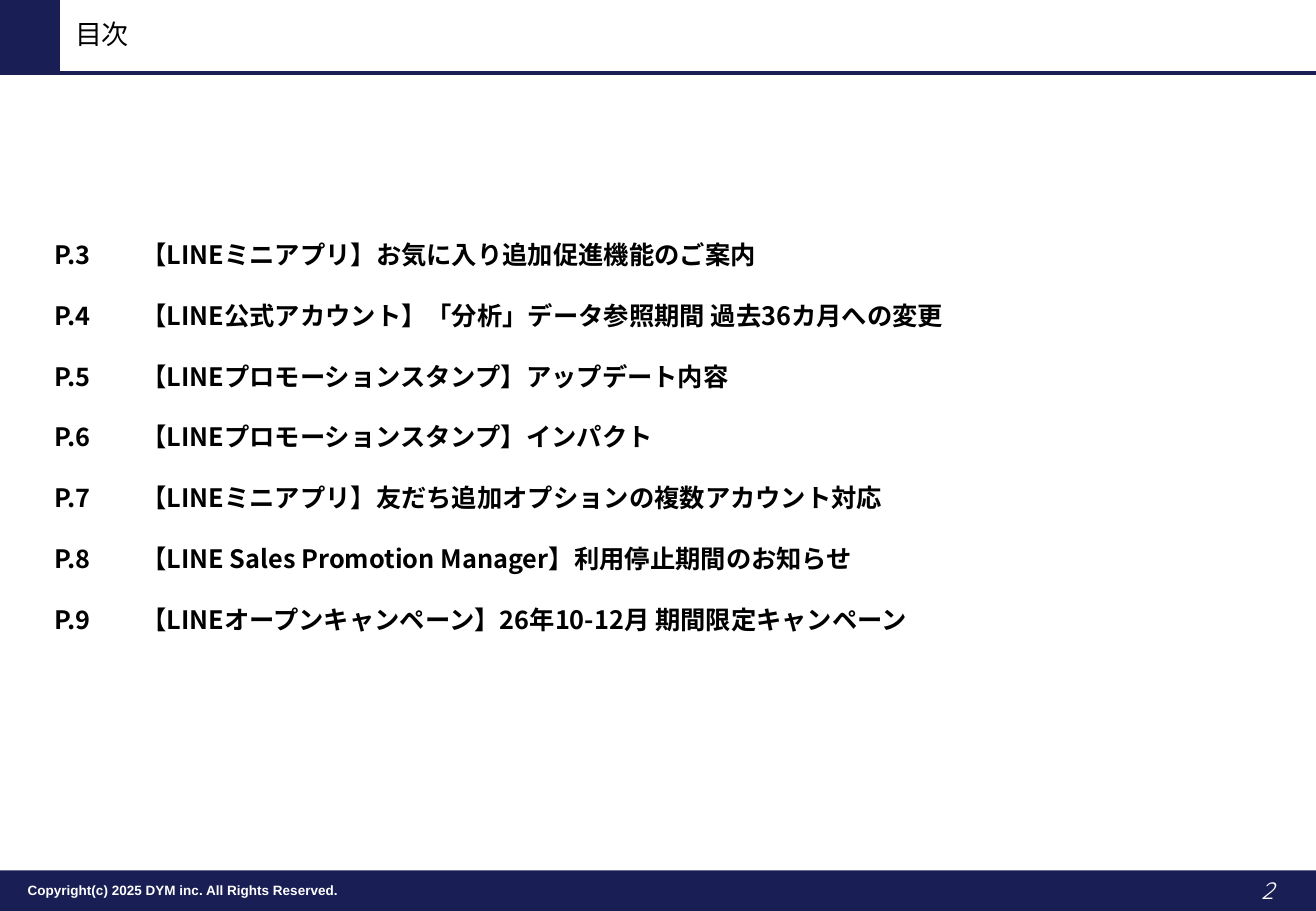
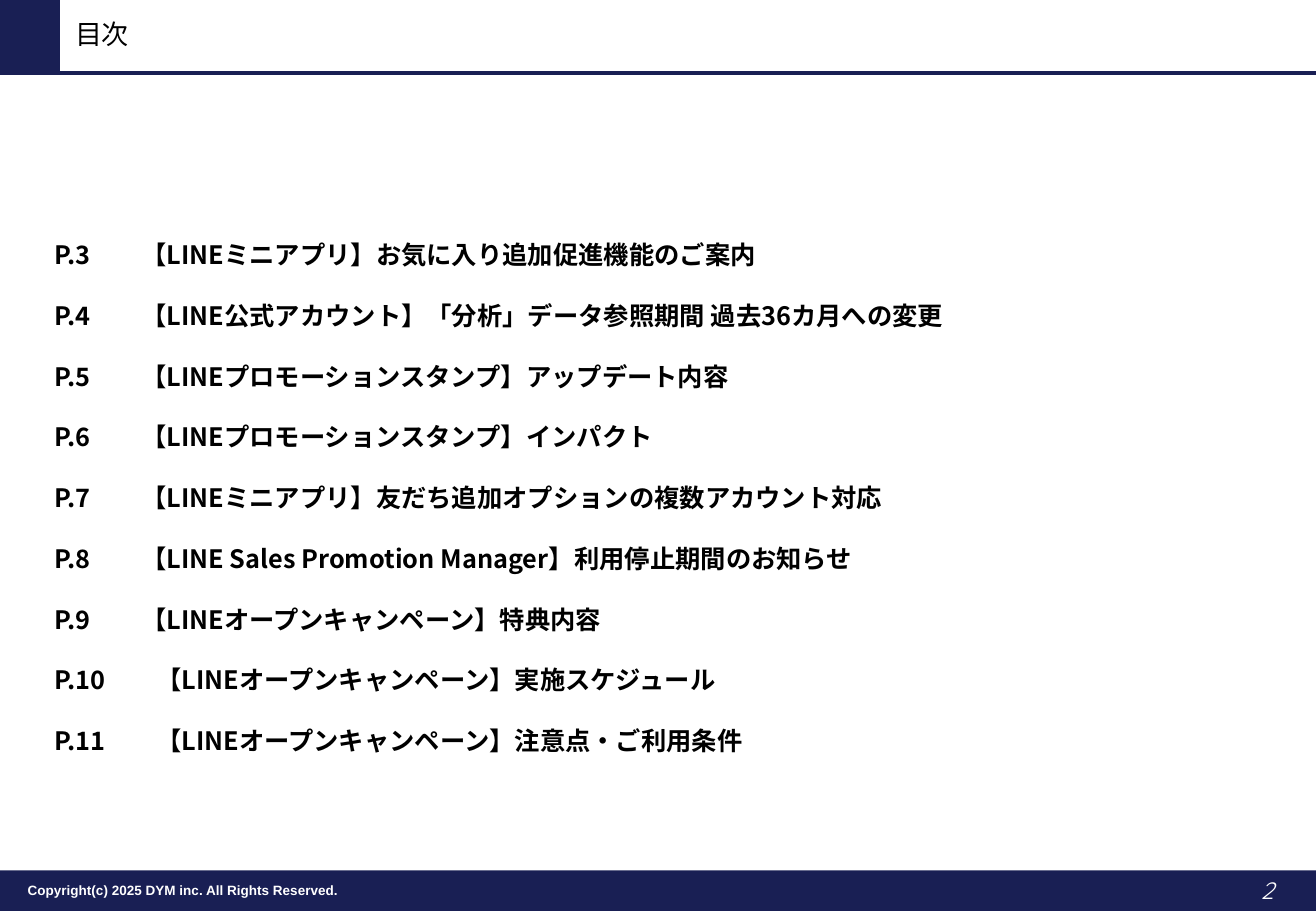
Before and after one commit to tonomura-r-dev/folder, a slide deck: slide 2 of LINEOA媒体最新情報_2026年9月トレンドレポート.pptx. Drawn at 1316x911 pixels with LibreOffice and Linux fonts; fonts in the diff are those of the drawing; background and template pictures are left out. Boxes give left, top, right and bottom in pixels: in the first picture for what was removed or moved away, otherwise in the second. Text is boxed around its words. In the diff, an @@ line names an element or a change of style, - is before the commit and + after.

```diff
--- a/LINEOA媒体最新情報_2026年9月トレンドレポート.pptx
+++ b/LINEOA媒体最新情報_2026年9月トレンドレポート.pptx
@@ text at (x1=54, y1=607, x2=742, y2=753): text changed @@
-P.9 【LINEオープンキャンペーン】26年10-12月 期間限定キャンペーン
+P.9 【LINEオープンキャンペーン】特典内容
+P.10 【LINEオープンキャンペーン】実施スケジュール
+P.11 【LINEオープンキャンペーン】注意点・ご利用条件
```
Also in this commit, not shown: 1 other slide changed, 2 slides added, 2 other files.
